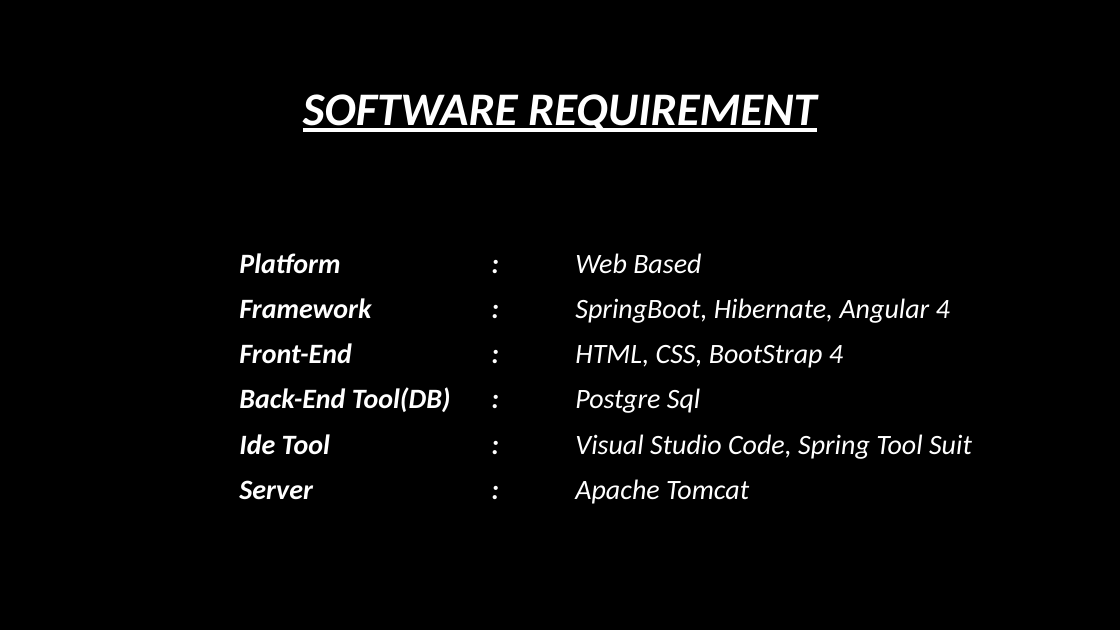
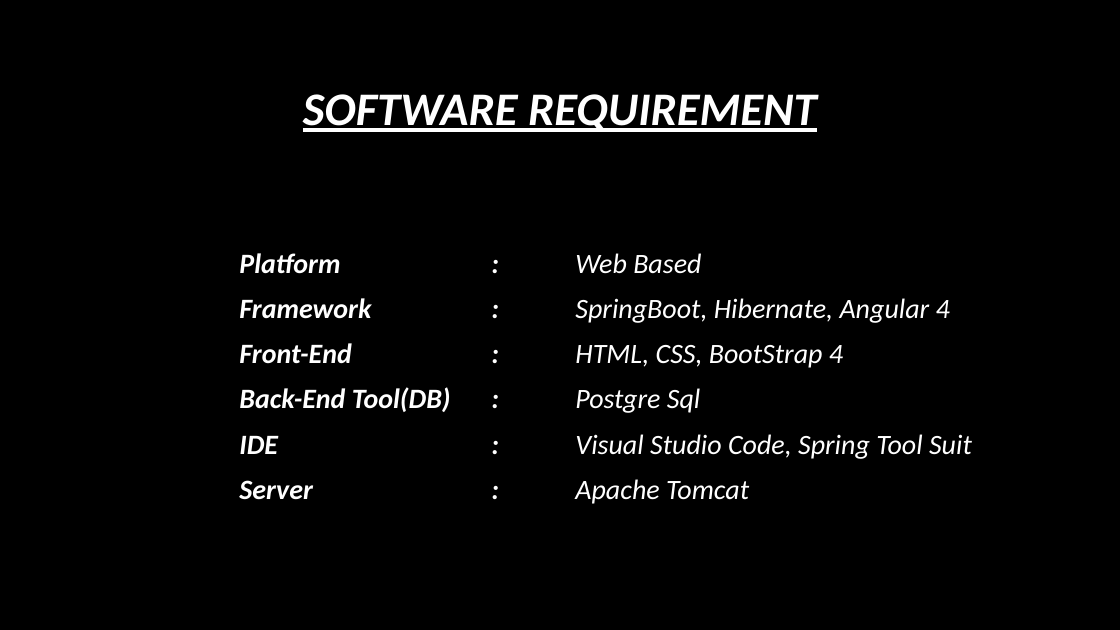
Before and after one commit to lalitgiri/Angular_Practice_Program, a slide deck: slide 8 of Ecommerce-Project/report data/project ppt.pptx. Drawn at 1120x630 pixels with LibreOffice and Linux fonts; fonts in the diff are those of the drawing; background and template pictures are left out. Boxes give left, top, right and bottom in pixels: in the first picture for what was removed or moved away, otherwise in the second. Text is boxed around its words. In the diff, an @@ line names an element or a change of style, - is before the commit and + after.

```diff
--- a/Ecommerce-Project/report data/project ppt.pptx
+++ b/Ecommerce-Project/report data/project ppt.pptx
@@ text at (239,434,972,459): text changed @@
-Ide Tool : Visual Studio Code, Spring Tool Suit
+IDE : Visual Studio Code, Spring Tool Suit
```
Also in this commit, not shown: 4 slides added, 11 other files.
